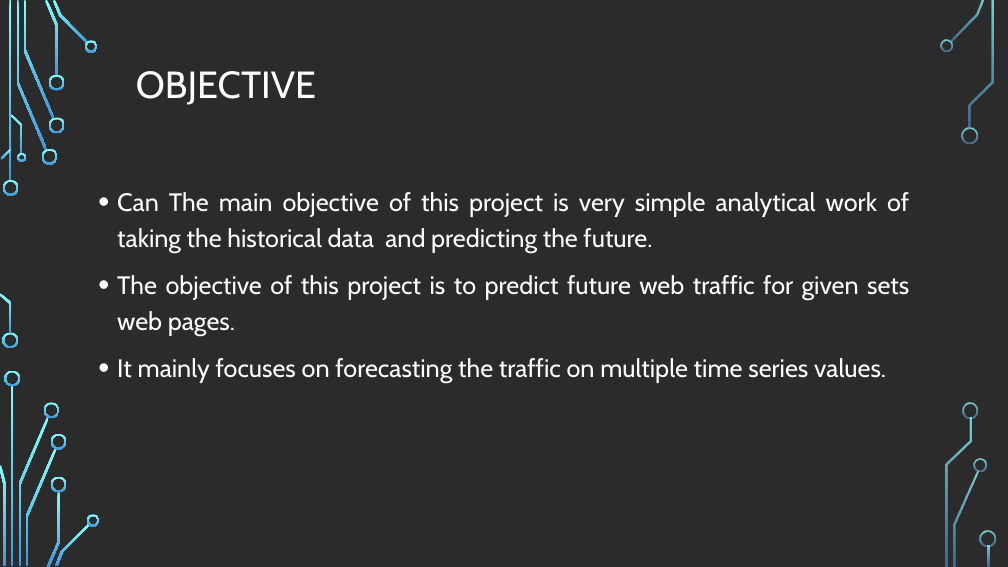
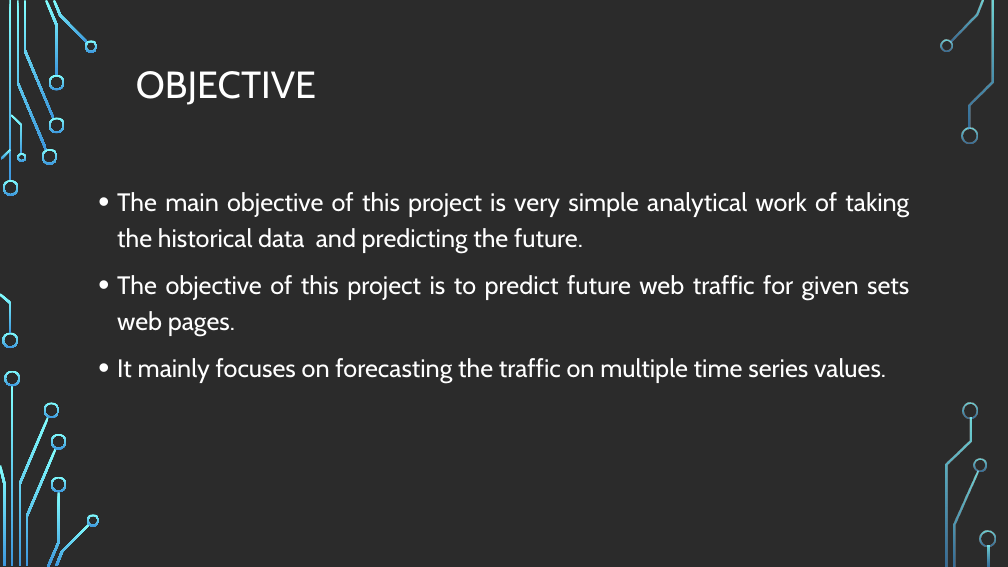
Before and after one commit to SnehaMishra28/Python-DeepLearning_Fall2018, a slide deck: slide 3 of Project/Document/WebTrafficPrediction_PythonDeepLearning.pptx. Drawn at 1008x567 pixels with LibreOffice and Linux fonts; fonts in the diff are those of the drawing; background and template pictures are left out; a plain dark background stands for a picture behind light text. Boxes give left, top, right and bottom in pixels: in the first picture for what was removed or moved away, otherwise in the second. Text is boxed around its words. In the diff, an @@ line names an element or a change of style, - is before the commit and + after.

Commit message:
Project proposal

```diff
--- a/Project/Document/WebTrafficPrediction_PythonDeepLearning.pptx
+++ b/Project/Document/WebTrafficPrediction_PythonDeepLearning.pptx
@@ text at (117, 192, 909, 253): text changed @@
-• Can The main objective of this project is very simple analytical work of taking the historical data and predicting the future.
+• The main objective of this project is very simple analytical work of taking the historical data and predicting the future.
```
Also in this commit, not shown: 3 other files.
